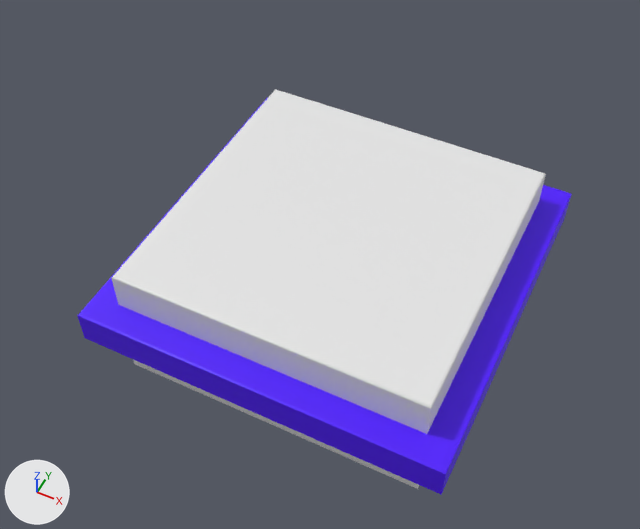
The FBX model Assets/03_Models/BM_Platform_Base.fbx, before and after one commit.
The view is the same before and after, from a 50 mm lens placed at (2.49, -5.42, 6.05), pointed at (-0.1, -0.24, -0.42). The lights are fixed; the arrows at lower left show +X, +Y and +Z. Where no turn or scale is listed for an object, it has been applied to the vertices.

The older version as bpy lines, for what is in view:
```python
me_mesh = bpy.data.meshes.new('Mesh')
me_mesh.from_pydata(...)  # 20 vertices, 18 faces; spans x -1.55..1.55, y -1.55..1.55, z -0.68..0.68
me_mesh.materials.append(mat_openpbr_shader1)  # white #e7e7e7
me_mesh_001 = bpy.data.meshes.new('Mesh.001')
me_mesh_001.from_pydata(...)  # 20 vertices, 18 faces; spans x -1.83..1.83, y -1.83..1.83, z -0.18..0.18
me_mesh_001.materials.append(mat_emissive_band)  # purple #4e00ff
ob_bm_platform_base_001 = bpy.data.objects.new('BM_Platform_Base_001', me_mesh)
ob_bm_platform_base_001.location = (0.0, 0.0, -0.676)
ob_bm_platform_emissive_001 = bpy.data.objects.new('BM_Platform_Emissive_001', me_mesh_001)
ob_bm_platform_emissive_001.location = (0.0, 0.0, -0.576)
```
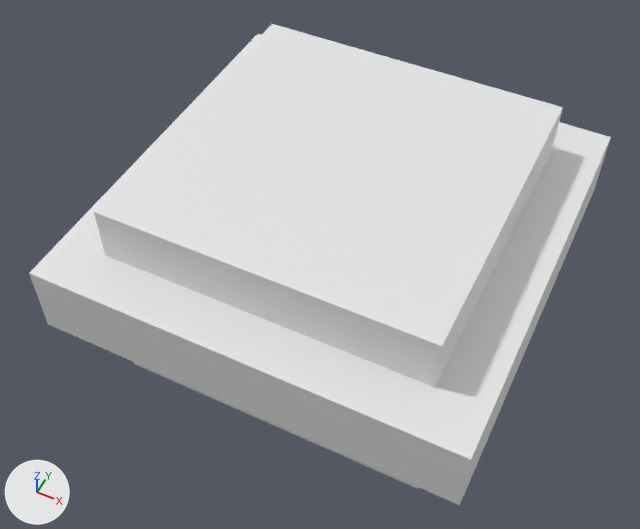
The newer file is also rescaled (x0.644), turned or shifted as a whole; pictures and numbers use the older file's frame.

What the commit changed:
me_mesh is used by ob_bm_platform_base_001; location (0.0, 0.0, -0.676).
me_mesh had 20 vertices, 18 faces and spanned x -1.55..1.55, y -1.55..1.55, z -0.68..0.68.
me_mesh now has 8 vertices, 6 faces and spans x -1.55..1.55, y -1.55..1.55, z -0.68..1.5.
Part 1, on me_mesh:
16 vertices are removed from x -1.55..1.55, y -1.55..1.55, z 0.65..0.68.
17 faces are deleted.
4 vertices are added at (-1.55, -1.55, 1.5), (1.55, -1.55, 1.5), (-1.55, 1.55, 1.5), (1.55, 1.55, 1.5).
5 new faces join them.
me_mesh part 2: the surface is now shaded flat.
Mesh me_mesh_001_1 is new.
It is a box spanning x -2.02..2.02, y -2.02..2.02, z -0.36..0.36.
It uses material mat_openpbr_shader1 (white #e7e7e7).
Object 'BM_Platform_Emissive_001' (ob_bm_platform_emissive_001) is deleted.
Object 'BM_Platform_Base_Emissive_001' (ob_bm_platform_base_emissive_001) is new; it shows me_mesh_001_1.
Its location is (0.0, 0.0, -0.071).

Pixel boxes [x1, y1, x2, y2] of what changed, in the pictures (640 x 529 px):
'BM_Platform_Base_001', reshaped (8% wider, 16% taller)
    before: [112, 89, 546, 489]
    after: [94, 24, 563, 489]
'BM_Platform_Base_Emissive_001', added
    after: [29, 34, 611, 505]
'BM_Platform_Emissive_001', deleted
    before: [77, 97, 572, 495]
part 1 of me_mesh, cut back
    before: [112, 89, 546, 489]
    after: [94, 24, 563, 489]
